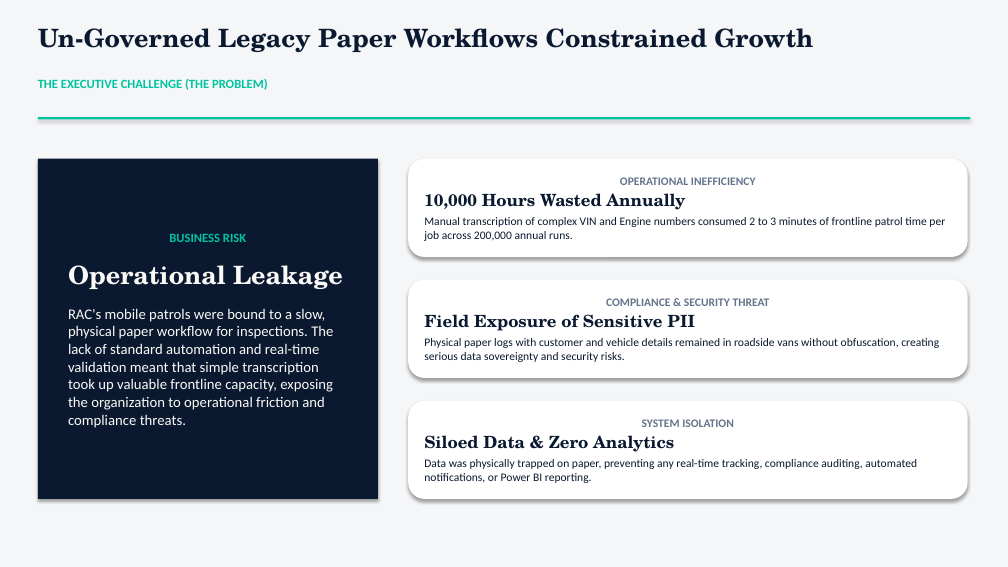
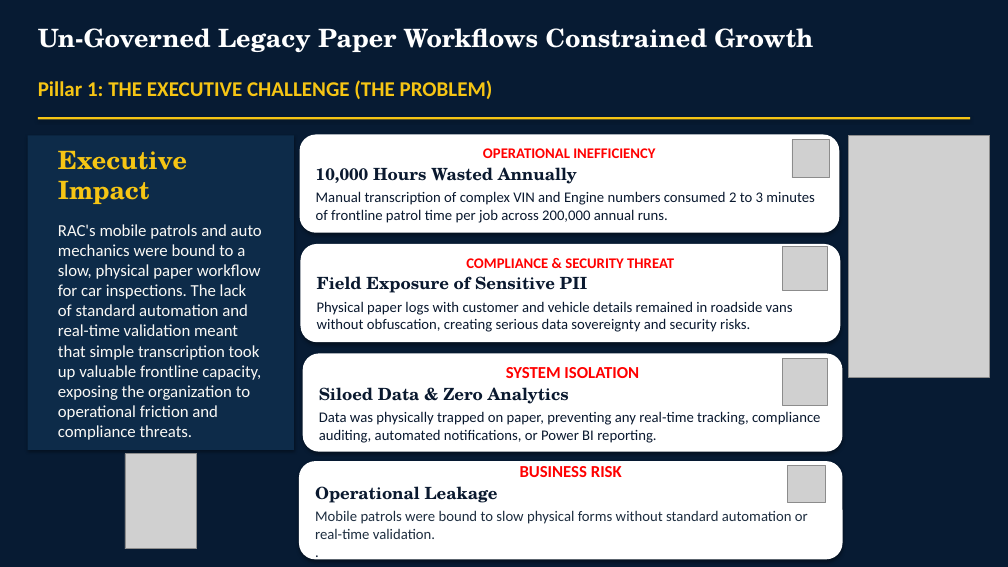
Before and after one commit to daveliong/Projects, a slide deck: slide 2 of VIA/vehicle_inspection_app_case_study.pptx. Drawn at 1008x567 pixels with LibreOffice and Linux fonts; fonts in the diff are those of the drawing; grey boxes stand for pictures. Boxes give left, top, right and bottom in pixels: in the first picture for what was removed or moved away, otherwise in the second. Text is boxed around its words. In the diff, an @@ line names an element or a change of style, - is before the commit and + after.

```diff
--- a/VIA/vehicle_inspection_app_case_study.pptx
+++ b/VIA/vehicle_inspection_app_case_study.pptx
@@ rectangle added at (0,0,1008,567), fill #071B33 @@
@@ text "Un-Governed Legacy Paper Workflows Constrained ..." at (38,28,813,52): text colour #0A192F to #FFFFFF @@
@@ text at (38,80,493,99): text changed; size 12 to 20 pt; text colour #00C49F to #F6C514 @@
-THE EXECUTIVE CHALLENGE (THE PROBLEM)
+Pillar 1: THE EXECUTIVE CHALLENGE (THE PROBLEM)
@@ rectangle at (38,117,970,119): fill #00C49F to #F6C514 @@
@@ rectangle "Executive Impact": place and size @@
-rectangle "Executive Impact" at (38,159,378,499)
+rectangle "Executive Impact" at (28,135,294,450)
@@ rectangle "Executive Impact" at (28,135,294,450): fill #0A192F to #0D2B49 @@
@@ rounded rectangle "OPERATIONAL INEFFICIENCY": place and size @@
-rounded rectangle "OPERATIONAL INEFFICIENCY" at (408,159,968,257)
+rounded rectangle "OPERATIONAL INEFFICIENCY" at (299,135,839,233)
@@ text in rounded rectangle at (316,148,814,223): size 11 to 14 pt in "OPERATIONAL INEFFICIENCY", "Manual transcription of complex VIN and Engine ..."; text colour #64748B to #FF0000 in "OPERATIONAL INEFFICIENCY" @@
@@ picture added at (792,140,830,178) @@
@@ picture added at (849,135,990,377) @@
@@ text in rectangle at (58,150,262,440): text changed; size 14 to 16 pt @@
-BUSINESS RISK
-Operational Leakage
-RAC's mobile patrols were bound to a slow, physical paper workflow for inspections. The lack of standard automation and real-time validation meant that simple transcription took up valuable frontline capacity, exposing the organization to operational friction and compliance threats.
+Executive Impact
+RAC's mobile patrols and auto mechanics were bound to a slow, physical paper workflow for car inspections. The lack of standard automation and real-time validation meant that simple transcription took up valuable frontline capacity, exposing the organization to operational friction and compliance threats.
@@ rounded rectangle "COMPLIANCE & SECURITY THREAT": place and size @@
-rounded rectangle "COMPLIANCE & SECURITY THREAT" at (408,280,968,378)
+rounded rectangle "COMPLIANCE & SECURITY THREAT" at (301,244,841,343)
@@ text in rounded rectangle at (317,258,793,332): size 11 to 14 pt in "COMPLIANCE & SECURITY THREAT", "Physical paper logs with customer and vehicle ..."; text colour #64748B to #FF0000 in "COMPLIANCE & SECURITY THREAT" @@
@@ picture added at (783,247,827,290) @@
@@ rounded rectangle "SYSTEM ISOLATION": place and size @@
-rounded rectangle "SYSTEM ISOLATION" at (408,401,968,499)
+rounded rectangle "SYSTEM ISOLATION" at (302,353,842,451)
@@ picture added at (783,358,827,406) @@
@@ text in rounded rectangle at (319,367,820,443): size 11 to 16 pt, text colour #64748B to #FF0000 in "SYSTEM ISOLATION"; size 11 to 14 pt in "Data was physically trapped on paper, preventing ..." @@
@@ picture added at (125,454,197,549) @@
@@ rounded rectangle added at (299,461,842,560), fill #FFFFFF, 14 pt, text #1D2D3F @@
+BUSINESS RISK
+Operational Leakage
+Mobile patrols were bound to slow physical forms without standard automation or real-time validation.
+.
@@ picture added at (788,466,825,503) @@
```
Also in this commit, not shown: 4 other slides changed, 2 slides added, 2 slides removed, 2 other files.
